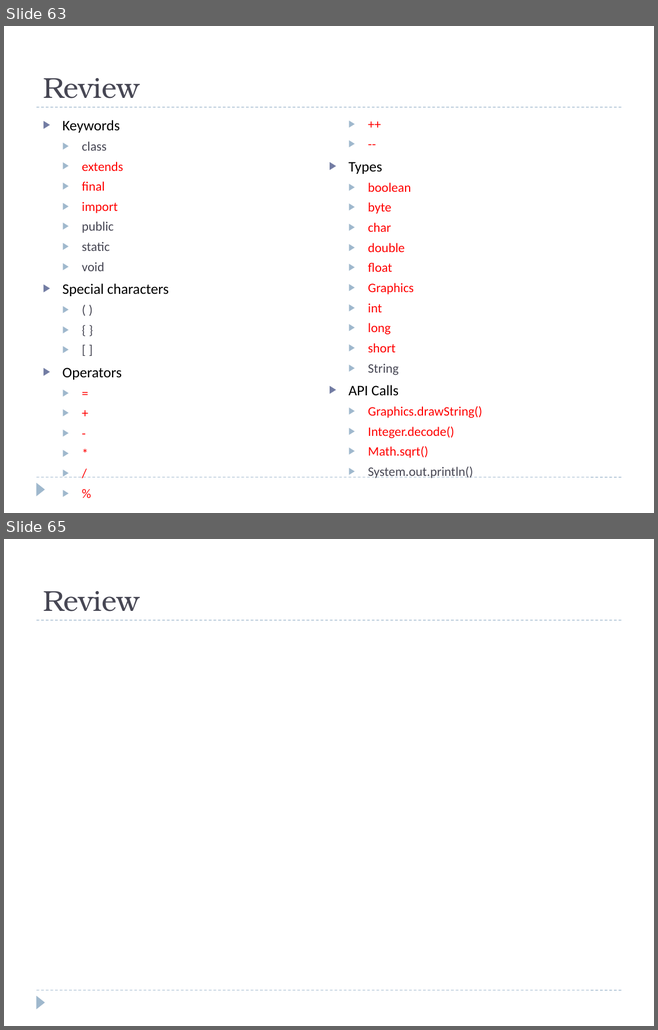
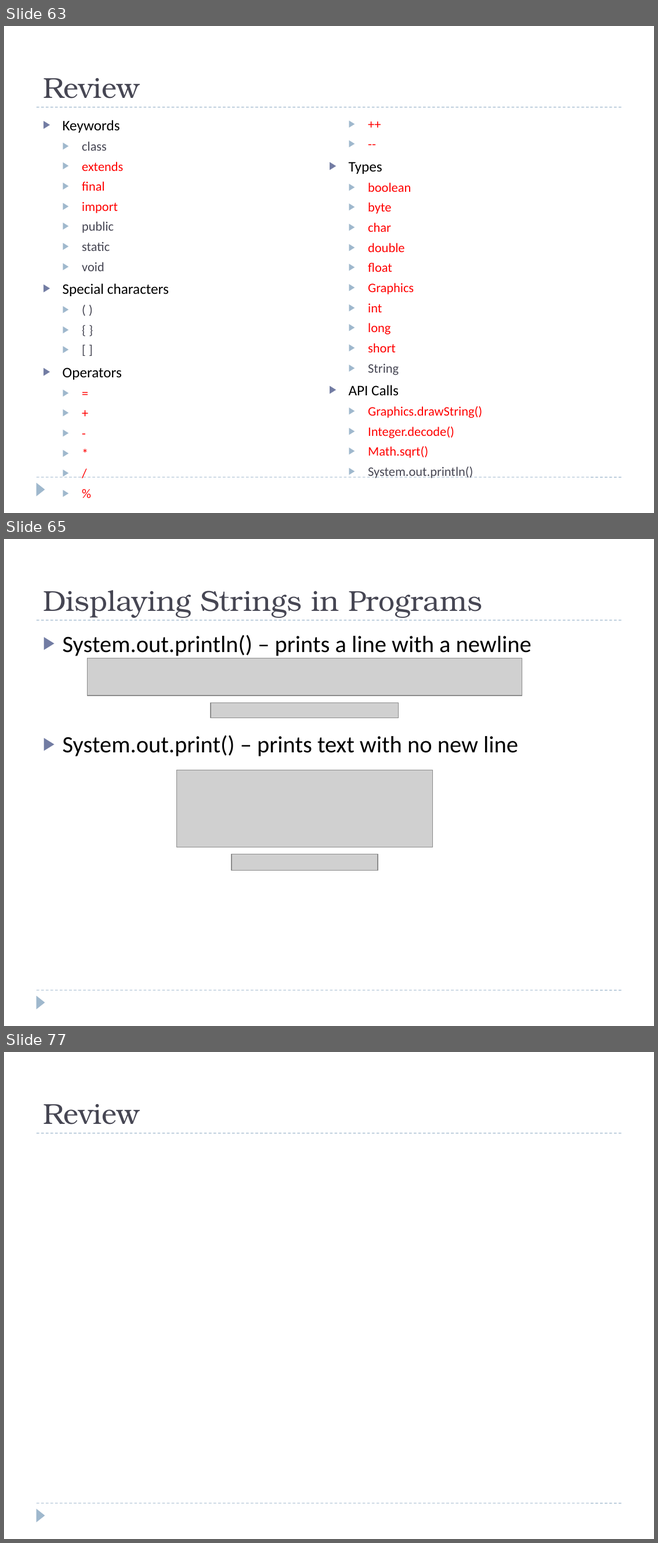
Before and after one commit to bcraig108/JavaClass_2013_Summer, a slide deck: Introduction to Java Programming.pptx. Shown one above the other, each under a label of ours: slides 63 and 65 before the commit, slides 63, 65 and 77 after it; the slides between them are not shown. The pictures are 658x1030 and 658x1543 pixels, drawn with LibreOffice and Linux fonts; fonts in the diff are those of the drawing; grey boxes stand for pictures; background and template pictures are left out. Boxes give left, top, right and bottom in pixels: in the first picture for what was removed or moved away, otherwise in the second. Text is boxed around its words. In the diff, an @@ line names an element or a change of style, - is before the commit and + after.

Commit message:
String Chapter with examples

```diff
--- a/Introduction to Java Programming.pptx
+++ b/Introduction to Java Programming.pptx
@@ slide 65 added at (4, 539, 654, 1026), background #FFFFFF; not listed: 3 template elements that a slide beside it also shows @@
@@ title added at (43, 590, 482, 618), 32 pt, text #464653 @@
+Displaying Strings in Programs
@@ text added at (63, 635, 531, 756), 26 pt, text #000000 @@
+▶ System.out.println() – prints a line with a newline
+▶ System.out.print() – prints text with no new line
@@ picture added at (87, 658, 522, 696) @@
@@ picture added at (210, 703, 398, 718) @@
@@ picture added at (177, 770, 433, 848) @@
@@ picture added at (231, 855, 378, 871) @@
@@ what was slide 65 is now slide 77 @@
```
Also in this commit, not shown: 1 slide changed, 11 other slides added, 4 other files.
